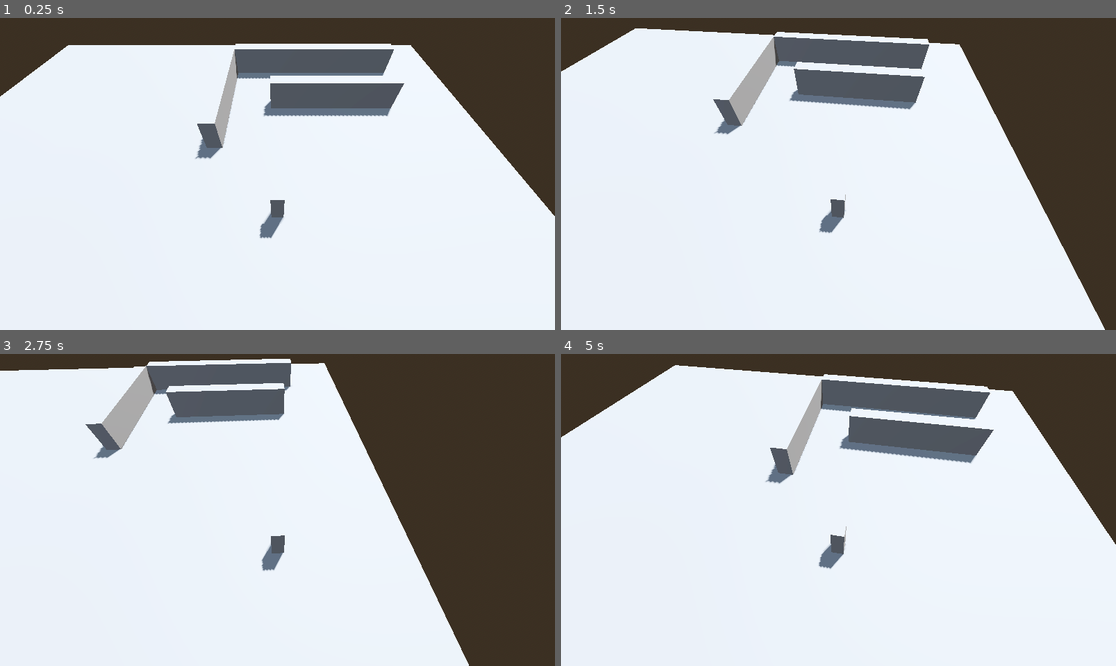
Above: before the commit, frames 1-4 (two rows, left to right).
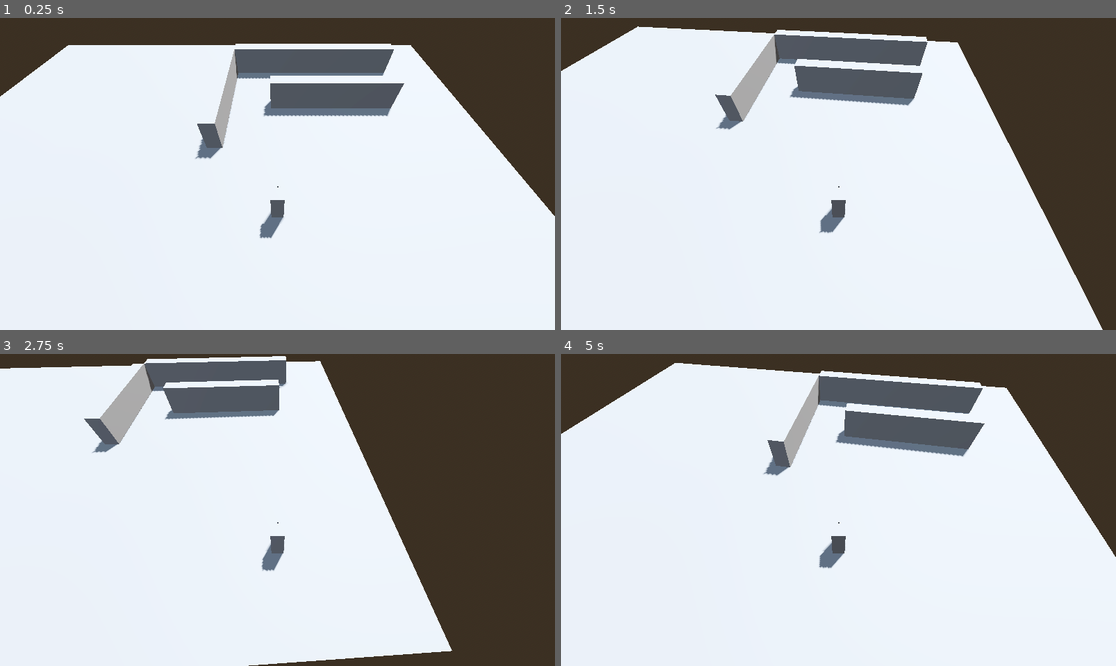
Above: after the commit, the same moments.

Repository: MonsieurCiao/voxelvengeance
Game: Godot game, scene res://scenes/main.tscn
Two runs of this game, one before a commit and one after it. Both use one fixed random seed, a clock stepped at 60 frames per second and the inputs below.
Inputs (mouse positions are in pixels of both pictures, inside the frame that each line leads up to):
- Up to frame 1 (0.25 s): no input
- Up to frame 2 (1.5 s): tap Enter (ui_accept) at 0.5, 0.6, 0.77, 1.07, 1.35 s; move the mouse to (960, 158) at 0.52 s; hold D (right) 0.53-1.28 s; move the mouse to (727, 189) at 1.27 s; hold S (backward) from 1.28 s (still down)
- Up to frame 3 (2.75 s): tap Enter (ui_accept) at 1.52, 1.82, 2.1 s; move the mouse to (333, 441) at 2.02 s; release S (backward) at 2.03 s; hold D (right) from 2.03 s (still down)
- Up to frame 4 (5 s): move the mouse to (810, 572) at 2.77 s; release D (right) at 2.78 s; hold W (forward) 2.78-3.53 s; tap Enter (ui_accept) at 2.85, 3.02, 3.32, 3.6, 3.77, 4.07, 4.35, 4.52, 4.82 s; move the mouse to (1005, 556) at 3.52 s; hold A (left) from 3.53 s (still down); move the mouse to (672, 463) at 4.27 s

The runs differ from the first frame. In frame 1, less than 0.1% of the frame differs, in the area x 49-51%, y 53-55%; in frame 2, 2.5%; in frame 3, 4.7%, in the area x 0-85%, y 0-100%; in frame 4, 4.7%.

Commit message:
rotation of character

Diff:
--- a/voxel-vengeance/scenes/main.tscn
+++ b/voxel-vengeance/scenes/main.tscn
@@ -1,6 +1,7 @@
-[gd_scene load_steps=5 format=3 uid="uid://d2yfp1tb8a8o1"]
+[gd_scene load_steps=6 format=3 uid="uid://d2yfp1tb8a8o1"]
 
 [ext_resource type="PackedScene" uid="uid://bmnfojq3xd4ad" path="res://scenes/player.tscn" id="1_o5qli"]
+[ext_resource type="Script" uid="uid://baw12ml61sky4" path="res://scripts/camera_controller.gd" id="2_0wfyh"]
 
 [sub_resource type="ProceduralSkyMaterial" id="ProceduralSkyMaterial_sgp6g"]
 sky_horizon_color = Color(0.662243, 0.671743, 0.686743, 1)
@@ -24,8 +25,15 @@
 transform = Transform3D(-0.866025, -0.433013, 0.25, 0, 0.5, 0.866025, -0.5, 0.75, -0.433013, 0, 0, 0)
 shadow_enabled = true
 
-[node name="PLAYER" parent="." instance=ExtResource("1_o5qli")]
+[node name="PLAYER" parent="." node_paths=PackedStringArray("camera_pivot") instance=ExtResource("1_o5qli")]
 transform = Transform3D(1, 0, 0, 0, 1, 0, 0, 0, 1, 4, 1, 5)
+camera_pivot = NodePath("../CameraController")
+
+[node name="CameraController" type="Node3D" parent="."]
+script = ExtResource("2_0wfyh")
+
+[node name="Camera3D" type="Camera3D" parent="CameraController"]
+transform = Transform3D(1, 0, 0, 0, 0.5779, 0.816107, 0, -0.816107, 0.5779, 0, 9.39697, 4.33919)
 
 [node name="CSGCombiner3D" type="CSGCombiner3D" parent="."]
 use_collision = true
--- a/voxel-vengeance/scenes/player.tscn
+++ b/voxel-vengeance/scenes/player.tscn
@@ -1,26 +1,26 @@
 [gd_scene load_steps=5 format=3 uid="uid://bmnfojq3xd4ad"]
 
 [ext_resource type="Script" uid="uid://c5nfme3rxg3u" path="res://scripts/player.gd" id="1_3vyb7"]
-[ext_resource type="Script" uid="uid://baw12ml61sky4" path="res://scripts/camera_controller.gd" id="2_g2els"]
 
 [sub_resource type="BoxMesh" id="BoxMesh_u8vuu"]
+
+[sub_resource type="BoxMesh" id="BoxMesh_g2els"]
 
 [sub_resource type="BoxShape3D" id="BoxShape3D_3vyb7"]
 size = Vector3(0.6, 1.8, 0.6)
 
-[node name="PLAYER" type="CharacterBody3D"]
+[node name="PLAYER" type="CharacterBody3D" node_paths=PackedStringArray("camera_pivot")]
 script = ExtResource("1_3vyb7")
+camera_pivot = NodePath("")
 
 [node name="MeshInstance3D" type="MeshInstance3D" parent="."]
 transform = Transform3D(0.6, 0, 0, 0, 1.8, 0, 0, 0, 0.6, 0, 0.917827, 0)
 mesh = SubResource("BoxMesh_u8vuu")
 
+[node name="MeshInstance3D" type="MeshInstance3D" parent="MeshInstance3D"]
+transform = Transform3D(0.0999999, 0, 0, 0, 0.0999999, 0, 0, 0, 0.1, 0.0421869, 0.469735, -0.614082)
+mesh = SubResource("BoxMesh_g2els")
+
 [node name="CollisionShape3D" type="CollisionShape3D" parent="."]
 transform = Transform3D(1, 0, 0, 0, 1, 0, 0, 0, 1, 0, 0.916575, 0)
 shape = SubResource("BoxShape3D_3vyb7")
-
-[node name="CameraController" type="Node3D" parent="."]
-script = ExtResource("2_g2els")
-
-[node name="Camera3D" type="Camera3D" parent="CameraController"]
-transform = Transform3D(1, 0, 0, 0, 0.5779, 0.816107, 0, -0.816107, 0.5779, 0, 9.39697, 4.33919)
--- a/voxel-vengeance/scripts/camera_controller.gd
+++ b/voxel-vengeance/scripts/camera_controller.gd
@@ -1,6 +1,10 @@
 extends Node3D
 
-@export var sensitivity = .5
+@export var sensitivity := .5
+@onready var player: CharacterBody3D = $"../PLAYER"
+
+func _process(delta: float) -> void:
+	global_position = player.global_position
 
 func _input(event: InputEvent) -> void:
 	if event is InputEventMouseMotion:
--- a/voxel-vengeance/scripts/player.gd
+++ b/voxel-vengeance/scripts/player.gd
@@ -3,6 +3,9 @@
 
 const SPEED = 5.0
 const JUMP_VELOCITY = 4.5
+
+@export var camera_pivot: Node3D
+
 
 
 func _physics_process(delta: float) -> void:
@@ -10,17 +13,24 @@
 	if not is_on_floor():
 		velocity += get_gravity() * delta
 
-	# Handle jump.
-	#if Input.is_action_just_pressed("ui_accept") and is_on_floor():
-		#velocity.y = JUMP_VELOCITY
+	# rotate character
+	var target_rot = camera_pivot.global_rotation.y
+	rotation.y = lerp_angle(rotation.y, target_rot, delta * 20) # lerp angle to prevent "jumps"
 
 	# Get the input direction and handle the movement/deceleration.
 	# As good practice, you should replace UI actions with custom gameplay actions.
 	var input_dir := Input.get_vector("left", "right", "forward", "backward")
-	var direction := (transform.basis * Vector3(input_dir.x, 0, input_dir.y)).normalized()
-	if direction:
-		velocity.x = direction.x * SPEED
-		velocity.z = direction.z * SPEED
+	#align input_dir to camera
+	if input_dir != Vector2.ZERO:
+		var camBasis = camera_pivot.global_transform.basis;
+
+		var forward = camBasis.z.normalized()
+		var right = camBasis.x.normalized()
+
+		var move_dir = (right* input_dir.x + forward * input_dir.y).normalized()
+
+		velocity.x = move_dir.x * SPEED
+		velocity.z = move_dir.z * SPEED
 	else:
 		velocity.x = move_toward(velocity.x, 0, SPEED)
 		velocity.z = move_toward(velocity.z, 0, SPEED)
